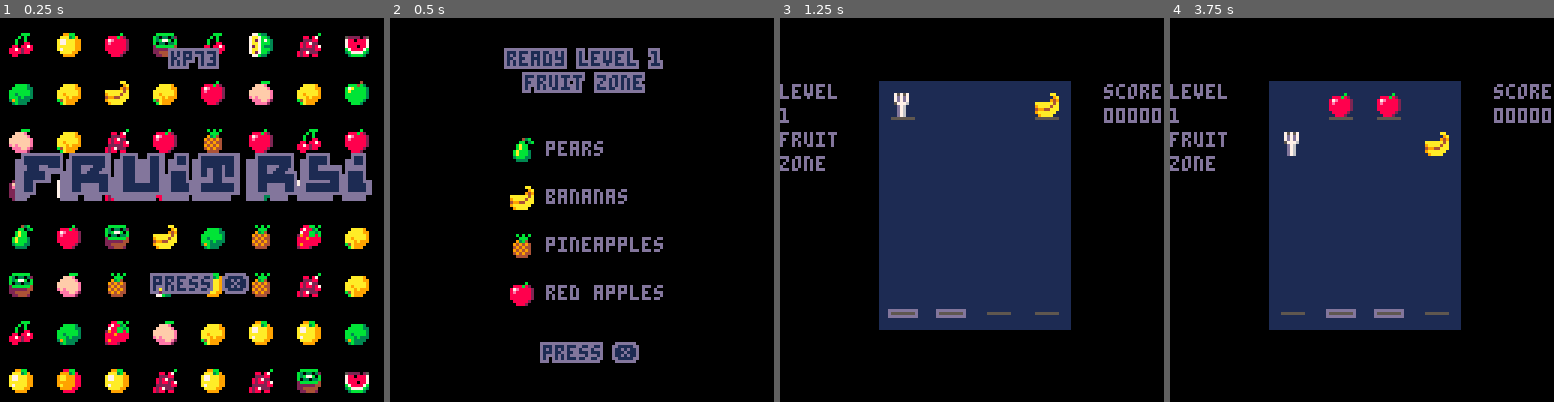
Above: before the commit, frames 1-4 (left to right).
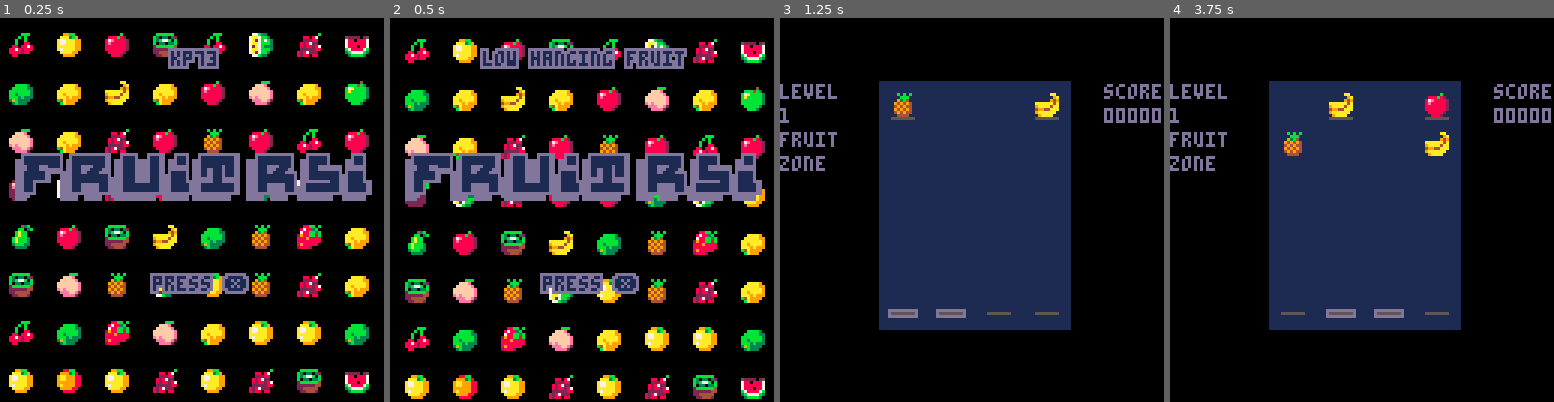
Above: after the commit, the same moments.

Repository: kp73/fruit-rsi
Game: PICO-8 cartridge fruit-rsi.p8
Two runs of this game, one before a commit and one after it. Both use one fixed random seed, a clock stepped at 60 frames per second and the inputs below.
Inputs:
- Up to frame 1 (0.25 s): no input
- Up to frame 2 (0.5 s): tap X (X key) at 0.33 s
- Up to frame 3 (1.25 s): tap O (Z key) at 0.7 s; tap X (X key) at 1.07 s
- Up to frame 4 (3.75 s): hold Right 1.6-2.1 s; tap O (Z key) every 0.4 s from 1.7 to 3.7 s; tap X (X key) at 1.85, 2.97 s; hold Right 2.47-3.03 s; hold Left 3.08-3.58 s; hold Down from 3.63 s (still down)

Frame 1 is identical in both runs. In frame 2, 31% of the frame differs, in the area x 3-98%, y 5-100%; in frame 3, 0.3%; in frame 4, 1.3%.

Commit message:
sketchy puns

Diff:
--- a/fruit-rsi.p8
+++ b/fruit-rsi.p8
@@ -66,9 +66,9 @@
 		"stawberries",
 		"green apples",
 		"plums",
-		"grapefruit (again)",
-		"red apples ''",
-		"raspberries ''",
+		"grapefruit",
+		"red apples",
+		"raspberries",
 		"eclairs",
 		"sundaes",
 		"cherry pies",
@@ -86,6 +86,90 @@
 		"donuts",
 		"lollies",
 		"cinnamon rolls"
+		}
+		junk={
+			"always pre-peared",
+			"an apple a day...",
+			"apple of my eye",
+			"bad apple!",
+			"bearing fruit",
+			"berry funny",
+			"berry good",
+			"cherry nice",
+			"cherrific",
+			"cherry on the cake",
+			"cherry picked",
+			"clockwork orange",
+			"easy peasy lemon squeezy",
+			"forbidden fruit",
+			"fruit basket",
+			"fruit cake",
+			"fruit cocktail",
+			"fruit farm",
+			"fruit loop",
+			"fruit of life",
+			"fruit punch",
+			"fruits of your labour",
+			"go bananas",
+			"how do you like them apples?",
+			"if life gives you lemons...",
+			"in the lime-light",
+			"life is a bowl of cherries",
+			"low hanging fruit",
+			"made for peach other",
+			"never split",
+			"one in a melon",
+			"passion fruit",
+			"peach for the stars",
+			"peach to thier own",
+			"peaches and cream",
+			"pear shaped",
+			"pear-fect",
+			"pick of the bunch",
+			"plum crazy",
+			"plum job",
+			"plum-believable",
+			"resistance is fruitile",
+			"ripe for the picking",
+			"rotten apple spoils...",
+			"s-peach-less",
+			"strawberry fields",
+			"sub-lime",
+			"the apple never falls far",
+			"the time is ripe",
+			"top banana",
+			"zest for life"
+		}
+		junk2={
+			"ain't seen muffin yet",
+			"another one bites the crust",
+			"bake it happen",
+			"baking new ground",
+			"cake it easy",
+			"cake walk",
+			"catcher in the pie",
+			"cone-gratulations",
+			"cream team",
+			"donut lose hope",
+			"donut stop believing",
+			"don't sweet it",
+			"flan-tastic",
+			"gateaux blaster",
+			"hot chocolate",
+			"legend in the baking",
+			"life of pie",
+			"live and let pie",
+			"livin the cream",
+			"muffin compares",
+			"muffin to it",
+			"piece of cake",
+			"proof is in the pudding",
+			"smart cookie",
+			"stop at muffin",
+			"sundae schooled",
+			"tough cookie",
+			"waffley good",
+			"winner bakes it all"
 		}
 end
 
@@ -126,6 +210,7 @@
 	camera(0,0)
 	game.over=false
 	game.fall_wait-=0.01
+	game.frk_up=false
 	level={
 		clear=false,
 		name="fruity",
@@ -133,6 +218,13 @@
 		drop_wait=2,
 		sp_pieces={}
 	}
+
+	local j=junk
+	if game.zone=="sweet" then
+		j=junk2
+	end
+	junk_tx=j[flr(rnd(#j)+1)]
+
 	local l=game.level
 	while l>=10 do
 		l-=9
@@ -193,20 +285,27 @@
 		game.hi_colr,game.mi_colr)
 end
 
-function draw_ready()
+function draw_ready(skip)
+	rectfill(56,10,72,16,0)
+	outline(junk_tx,64-#junk_tx*2,10,
+		game.hi_colr,game.mi_colr)
+
+	if not skip and time()-game.tick_last<3.5 then
+		return
+	end
 	cls(0)
 	local tx="ready level "..game.level
 	outline(tx,64-#tx*2,10,
 		game.hi_colr,game.mi_colr)
 	tx=game.zone.." zone"
-	outline(tx,64-#tx*2,18,
+	outline(tx,64-#tx*2,19,
 		game.hi_colr,game.mi_colr)
 	tx="press ❎"
 	outline(tx,64-#tx*2,108,
 		game.hi_colr,game.mi_colr)
 
 	local names=sp_names_f
-	local x=40
+	local x=35
 	for i=1,#level.sp_pieces do
 		local sp=level.sp_pieces[i]
 		spr(sp,x,24+(i*16))
@@ -374,16 +473,15 @@
 function update_level()
 
 	--delete matches
-	local lvl_clear=true
 	local deleted_something=false
 	for i=1,#cols do
 		local row_idx=game.row_count
-		local match_col=cols[i]
+		local col=cols[i]
 		while row_idx>1
-			and match_col.rows[row_idx]~=0
-			and match_col.rows[row_idx]~=127 do
-			local sp_r=match_col.rows[row_idx]
-			local sp_n=match_col.rows[row_idx-1]
+			and col.rows[row_idx]~=0
+			and col.rows[row_idx]~=127 do
+			local sp_r=col.rows[row_idx]
+			local sp_n=col.rows[row_idx-1]
 
 			-- get down fork
 			local df=0
@@ -397,16 +495,23 @@
 			if df>0 then
 				local has_up_fork=false
 				for uf=df,game.row_count,1 do
-					if match_col.rows[uf]==126 then
+					if col.rows[uf]==126 then
 						has_up_fork=true
+						sfx(51,3)
 						for g=df,uf,1 do
-							match_col.rows[g]=127
+							col.rows[g]=127
+							add_points(5)
+							--todo: bonus fork points?
 						end
+						deleted_something=true
 						break
 					end
 				end
 				if not has_up_fork then
-					match_col.rows[df]=127
+					sfx(51,3)
+					col.rows[df]=127
+					game.frk_up=not game.frk_up
+					deleted_something=true
 				end
 
 			-- if matching pair
@@ -416,31 +521,43 @@
 						sfx(51,3)
 					end
 					if sp_r~=126 then
-						match_col.rows[row_idx]=127
+						col.rows[row_idx]=127
 					end
-					match_col.rows[row_idx-1]=127
+					col.rows[row_idx-1]=127
 					deleted_something=true
 					add_points(5)
 			end
 			row_idx-=1
 		end
-		if lvl_clear and match_col.rows[game.row_count]>0
-			and match_col.rows[game.row_count]<127 then
-			lvl_clear=false
-		end
-	end
-	if deleted_something and lvl_clear then
-		if music_tune then
-			music(27)
-		end
-		level.clear=true
-		game.level+=1
-		--todo: check end of game
-		init_ready()
+	end
+
+	if deleted_something then
+		local lvl_clear=true
+		for c=1,game.col_count do
+			local col=cols[c]
+			for r=#col.rows,1,-1 do
+				if col.rows[r]>0 and col.rows[r]<64 then
+					lvl_clear=false
+					break
+				end
+			end
+		end
+		if lvl_clear then
+			level.clear=true
+		end
 	end
 
 	if time()-game.tick_last>game.tick_wait then
 		game.tick_last=time()
+
+		if level.clear then
+			if music_tune then
+				music(27)
+			end
+			game.level+=1
+			--todo: check end of game
+			init_ready()
+		end
 
 		if game.over then
 			init_end()
@@ -449,10 +566,10 @@
 
 		--remove deleted
 		for i=1,#cols do
-			local match_col=cols[i]
+			local col=cols[i]
 			for r=1,game.row_count do
-				if match_col.rows[r]==127 then
-					match_col.rows[r]=0
+				if col.rows[r]==127 then
+					col.rows[r]=0
 				end
 			end
 		end
@@ -574,7 +691,7 @@
 	cols[spawn_col].next_sp=level.sp_pieces[piece_index]
 	spawn_col=get_rnd(4,spawn_col)
 	local frk=rnd(1)
-	if frk<.18 then
+	if frk<.15 then
 		game.frk_up=not game.frk_up
 		if game.frk_up then
 			cols[spawn_col].next_sp=126
@@ -597,13 +714,16 @@
 						sfx(51,3)
 					end
 					col.rows[1]=127
-					col.nex_sp=0
-				else
-					game.over=true
-					if music_tune then
-						music(26)
-					end
-					break
+					col.next_sp=0
+				elseif col.next_sp==125 then
+						col.rows[1]=col.next_sp
+						col.next_sp=0
+					else
+						game.over=true
+						if music_tune then
+							music(26)
+						end
+						break
 				end
 			end
 			col.y=game.spawn_y+1
